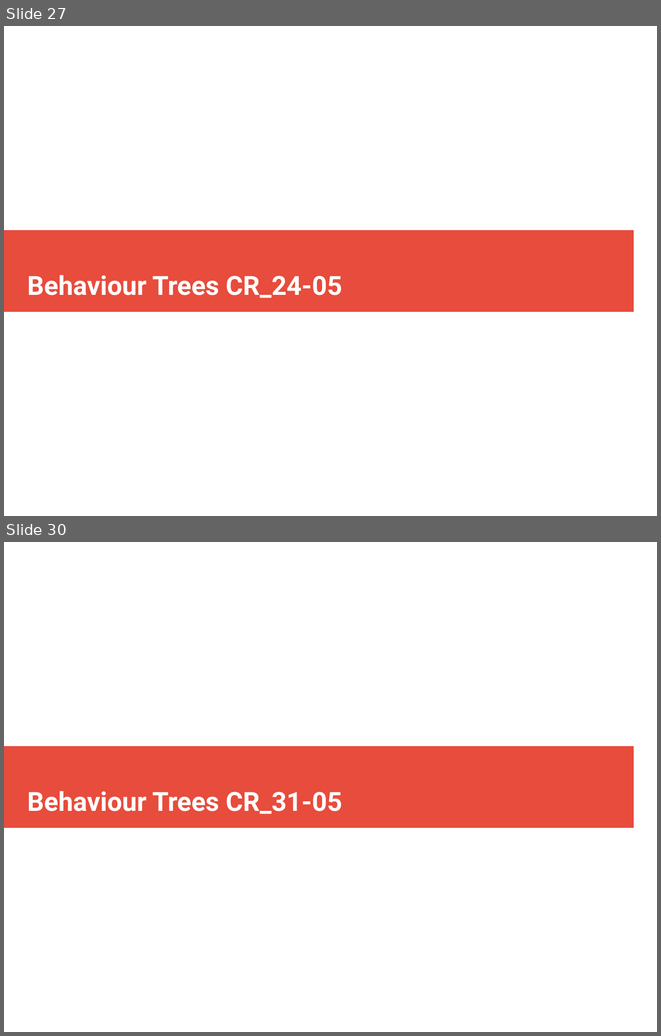
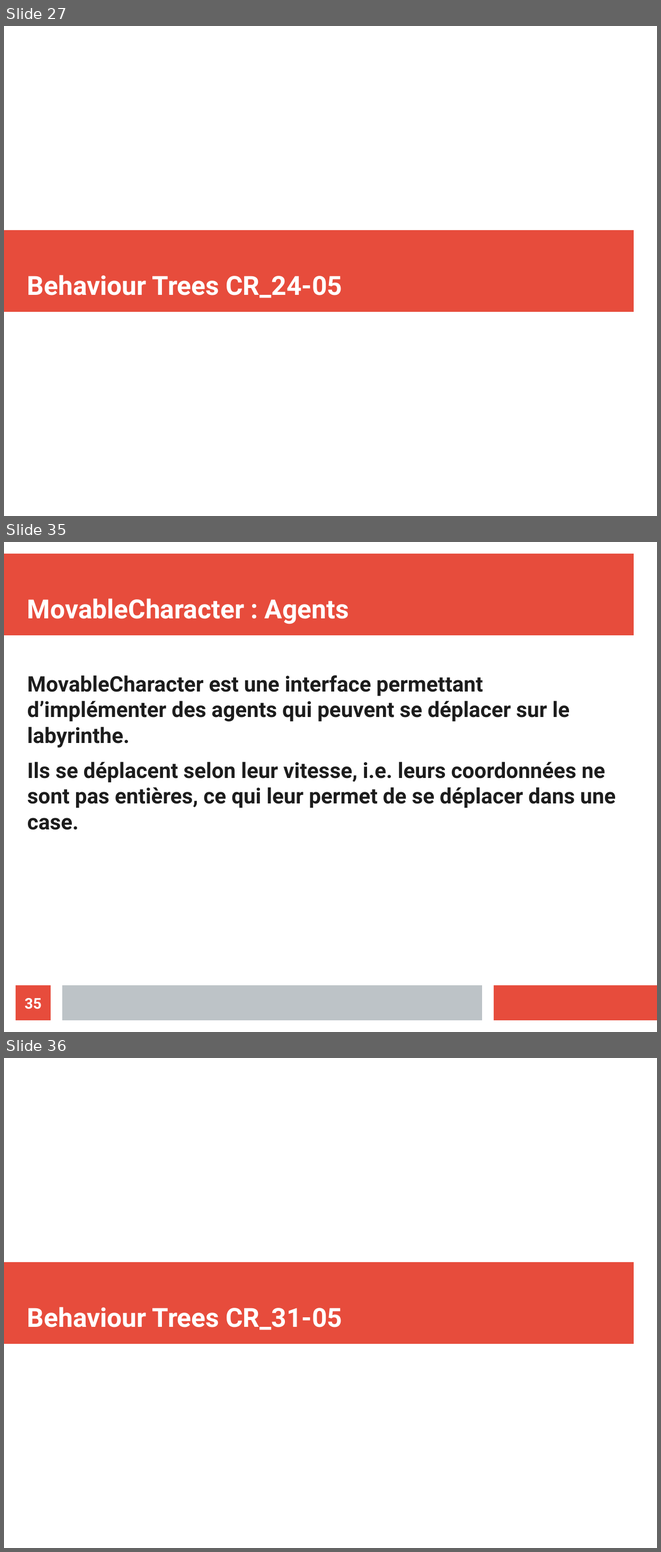
Before and after one commit to ValentinLebouvier/TAL2019, a slide deck: Comptes Rendus/CR.odp. Shown one above the other, each under a label of ours: slides 27 and 30 before the commit, slides 27, 35 and 36 after it; the slides between them are not shown. The pictures are 661x1036 and 661x1552 pixels, drawn with LibreOffice and Linux fonts; fonts in the diff are those of the drawing. Boxes give left, top, right and bottom in pixels: in the first picture for what was removed or moved away, otherwise in the second. Text is boxed around its words. In the diff, an @@ line names an element or a change of style, - is before the commit and + after.

```diff
--- a/Comptes Rendus/CR.odp
+++ b/Comptes Rendus/CR.odp
@@ slide 35 added at bbox=[4, 542, 657, 1032], background #FFFFFF @@
@@ rectangle added at bbox=[4, 554, 634, 636], fill #E74C3C @@
@@ title added at bbox=[27, 598, 349, 624], 32 pt, text #FFFFFF, bold @@
+MovableCharacter : Agents
@@ text added at bbox=[27, 675, 616, 830], 26 pt, text #1C1C1C, bold @@
+MovableCharacter est une interface permettant d’implémenter des agents qui peuvent se déplacer sur le labyrinthe.
+Ils se déplacent selon leur vitesse, i.e. leurs coordonnées ne sont pas entières, ce qui leur permet de se déplacer dans une case.
@@ page number added at bbox=[16, 985, 51, 1020], fill #E74C3C, 18 pt, text #FFFFFF, bold @@
+35
@@ rectangle added at bbox=[62, 985, 482, 1020], fill #BDC3C7 @@
@@ rectangle added at bbox=[494, 985, 657, 1020], fill #E74C3C @@
@@ what was slide 30 is now slide 36 @@
```
Also in this commit, not shown: 4 slides changed, 5 other slides added, 11 other files.
